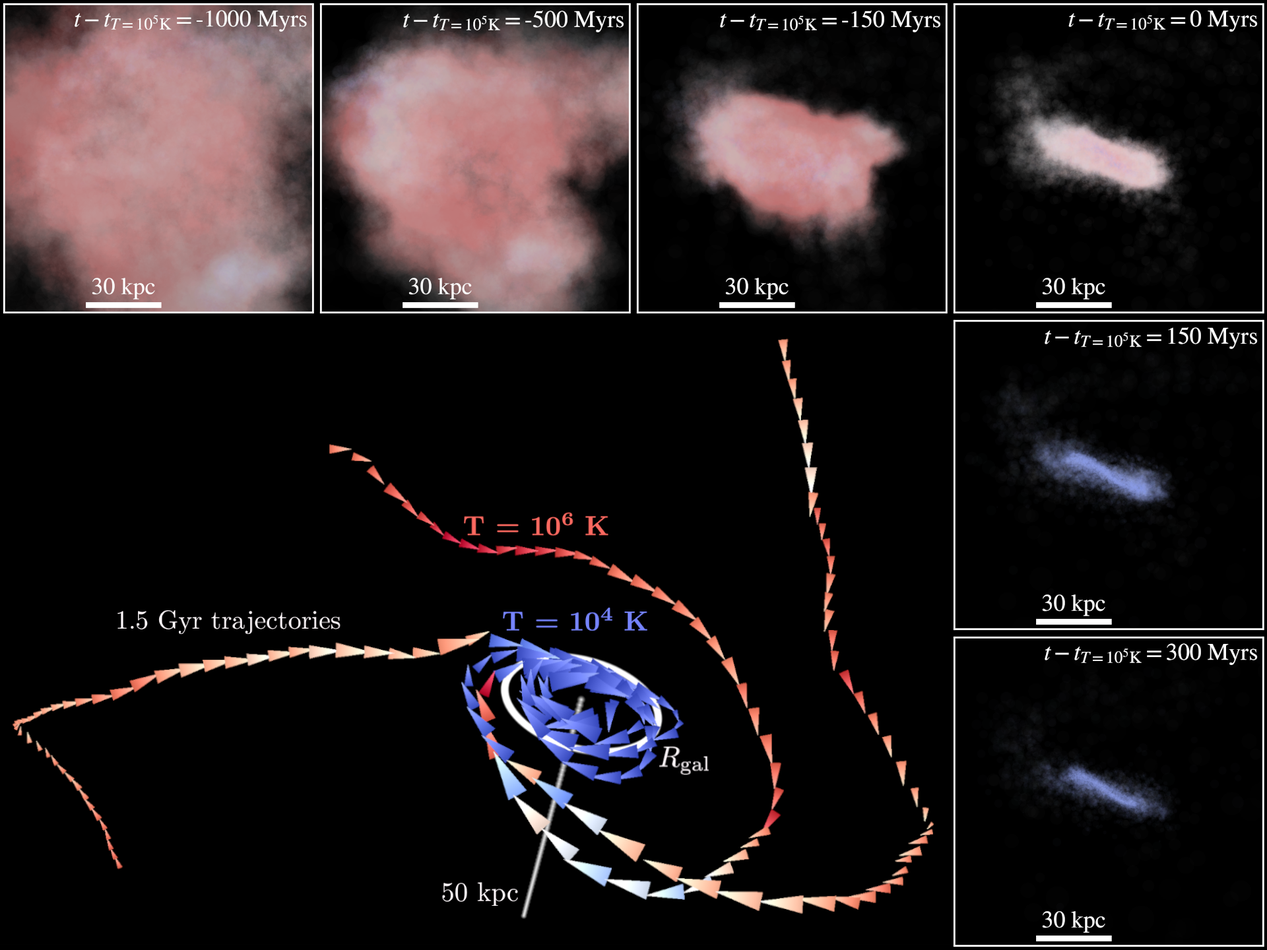
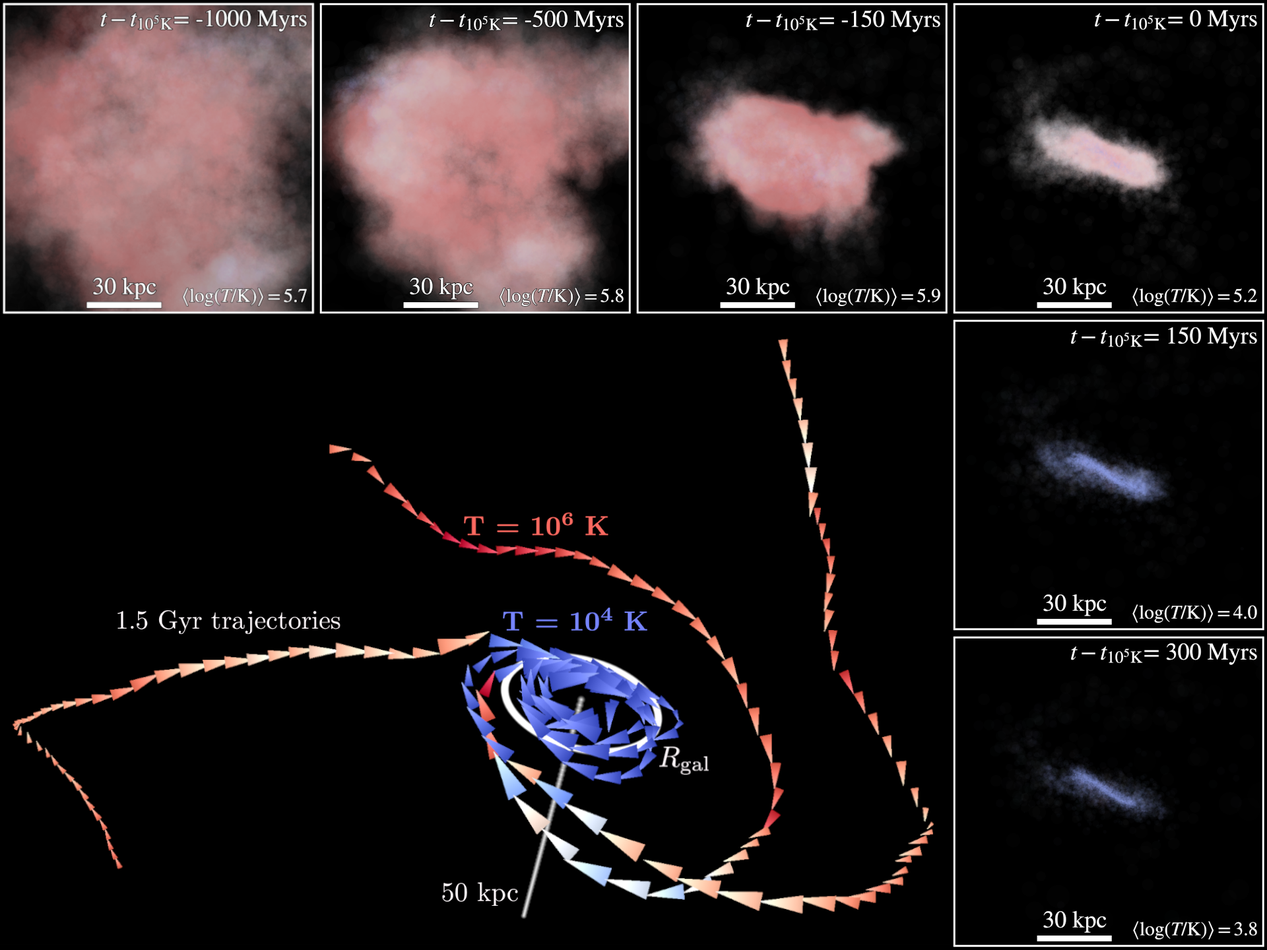
Layered file, before and after one edit (1267px x 950px). Changes by layer:
painted on "m12i_md_150.png" over [952, 2, 1265, 315]
painted on "m12i_md_135.png" over [635, 2, 948, 315]
renamed "m12i_md_050.png" to "m12i_md_050.png #1", painted on it over [1, 1, 315, 315]
painted on "m12i_md_100.png" over [319, 2, 631, 315]
painted on "m12i_md_180.png" over [952, 635, 1265, 948]
painted on "m12i_md_165.png" over [952, 319, 1265, 631]
